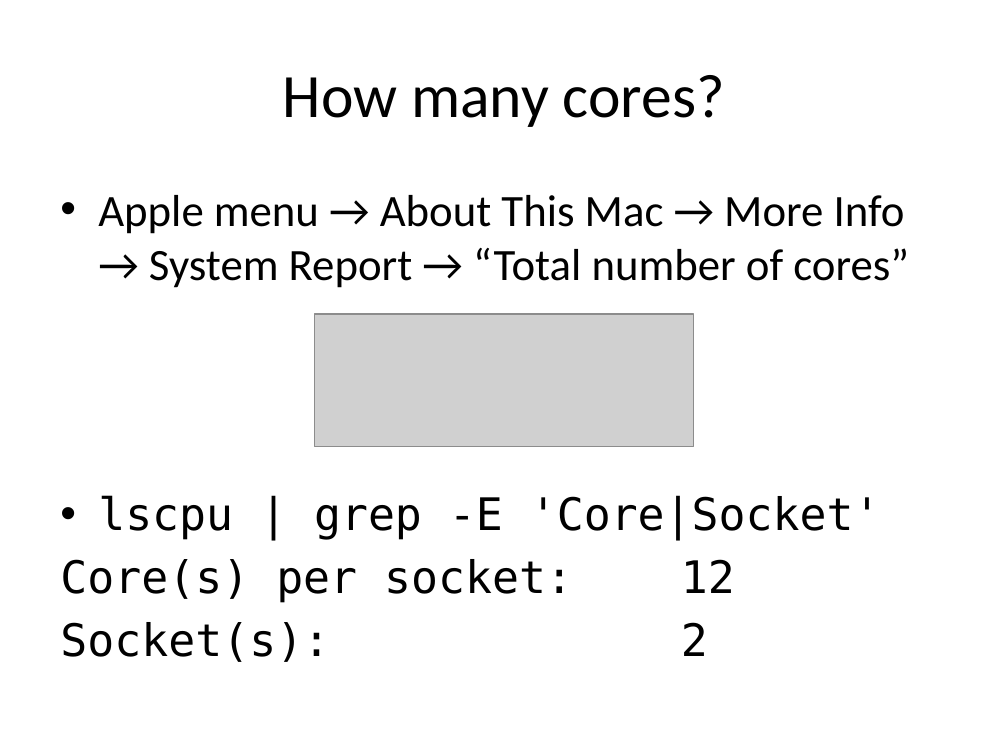
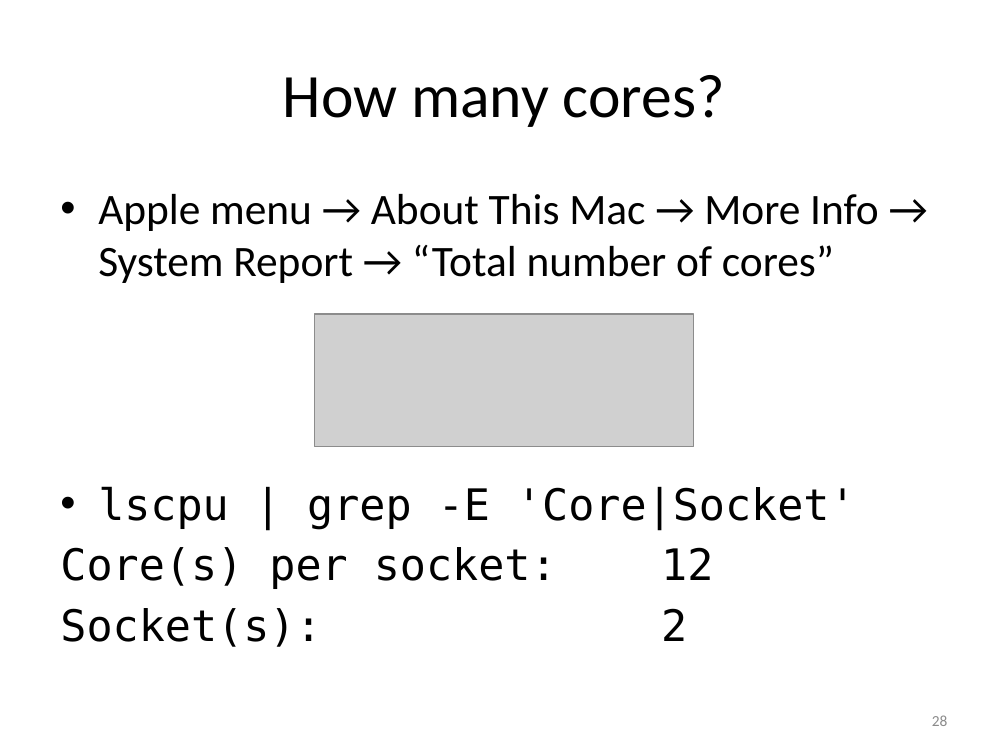
Before and after one commit to tsibley/Workflows-and-Parallel-Processing, a slide deck: slide 28 of CBG-2014-05-21.pptx. Drawn at 1008x756 pixels with LibreOffice and Linux fonts; fonts in the diff are those of the drawing; grey boxes stand for pictures. Boxes give left, top, right and bottom in pixels: in the first picture for what was removed or moved away, otherwise in the second. Text is boxed around its words. In the diff, an @@ line names an element or a change of style, - is before the commit and + after.

Commit message:
Fix mis-formatting I introduced in the last change
The font size didn't stay the same between slides on the last parallel
example, causing a jarring shift.

```diff
--- a/CBG-2014-05-21.pptx
+++ b/CBG-2014-05-21.pptx
@@ text "Apple menu → About This ..." at (x1=60, y1=194, x2=879, y2=647): size 32 to 31 pt; indent changed @@
@@ page number added at (x1=932, y1=715, x2=948, y2=726), 11 pt, text #8C8C8C @@
+28
```
Also in this commit, not shown: 43 other slides changed, 1 slide added, 1 slide removed.
